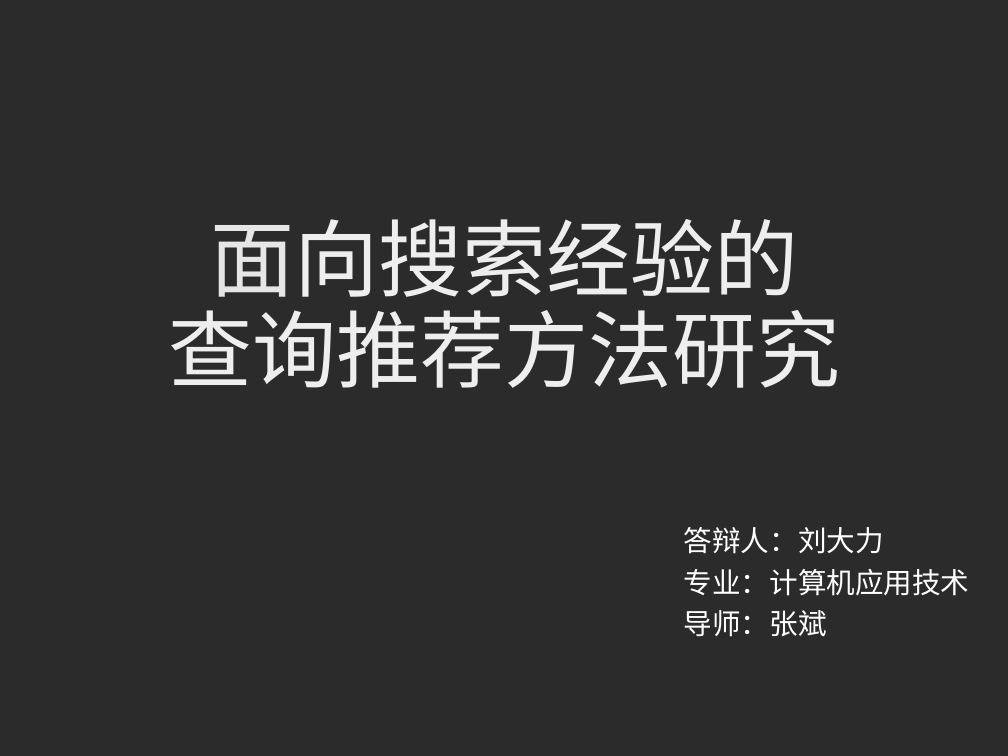
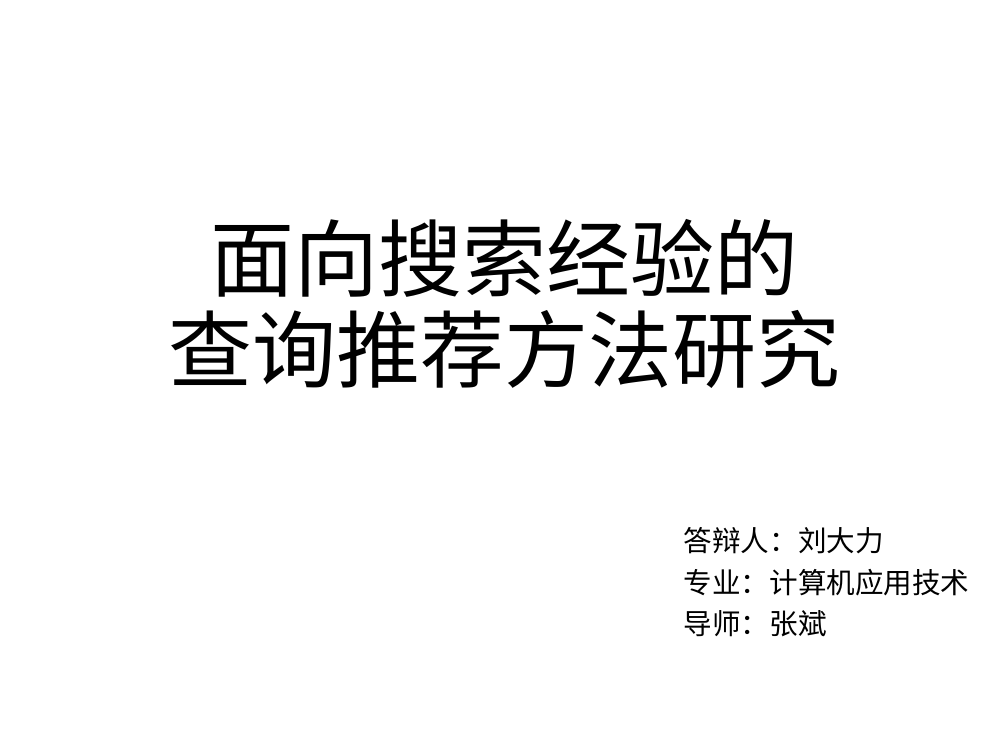
Before and after one commit to luxurymask/recommendation, a slide deck: slide 1 of phase5/答辩ppt.pptx. Drawn at 1008x756 pixels with LibreOffice and Linux fonts; fonts in the diff are those of the drawing; background and template pictures are left out; a plain dark background stands for a picture behind light text. Boxes give left, top, right and bottom in pixels: in the first picture for what was removed or moved away, otherwise in the second. Text is boxed around its words. In the diff, an @@ line names an element or a change of style, - is before the commit and + after.

Commit message:
因果经验提取算法

```diff
--- a/phase5/答辩ppt.pptx
+++ b/phase5/答辩ppt.pptx
@@ background picture (left out) to #FFFFFF @@
@@ title "面向搜索经验的 查询推荐方法研究" at (169, 219, 841, 388): text colour #E7E6E6 to #000000 in "面向搜索经验的"; text colour #EEEEEE to #000000 @@
@@ subtitle "答辩人：刘大力" at (684, 527, 970, 637): text colour #FFFFFF to #000000 @@
```
Also in this commit, not shown: 14 other slides changed, 7 slides added.
